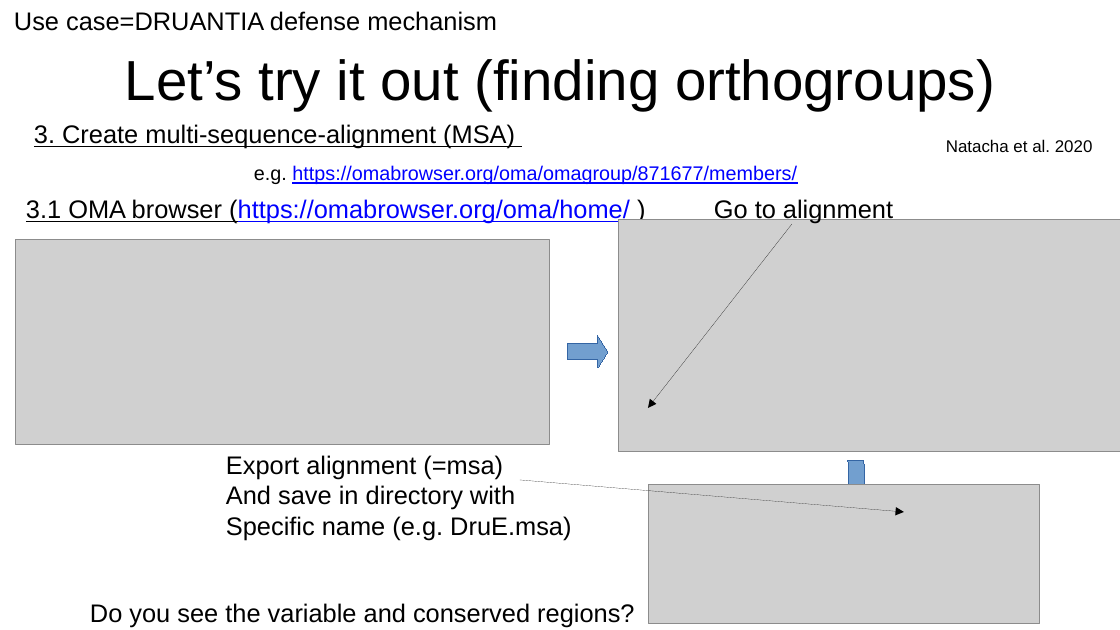
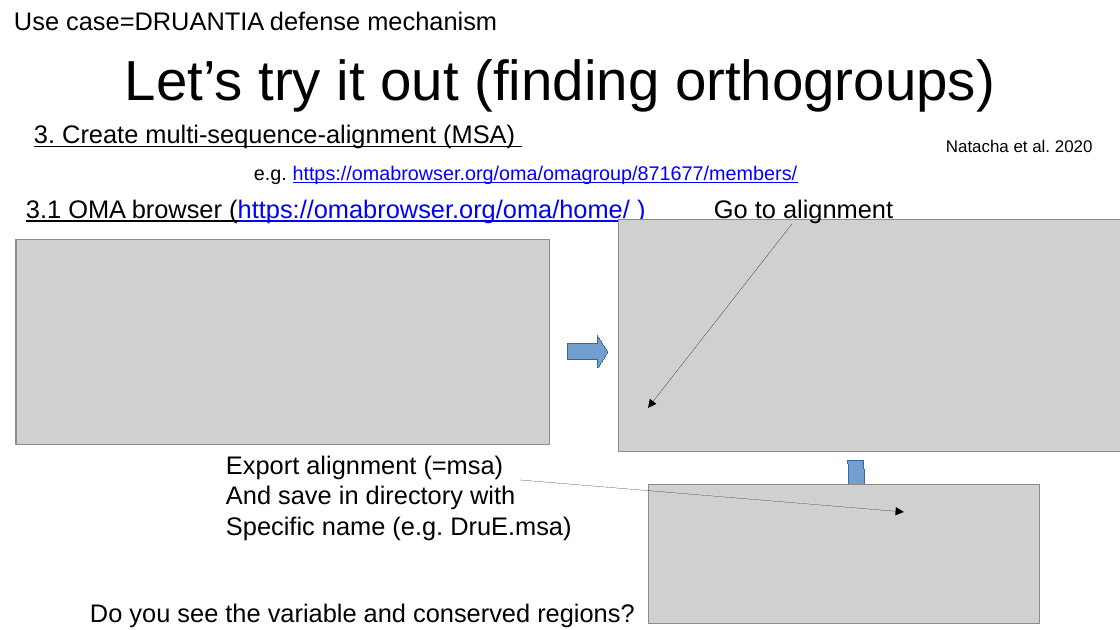
Before and after one commit to Freevini/SAGE2_PhageDefense, a slide deck: slide 25 of presentations/SAGE_II_session3_VS.pptx. Drawn at 1120x630 pixels with LibreOffice and Linux fonts; fonts in the diff are those of the drawing; grey boxes stand for pictures. Boxes give left, top, right and bottom in pixels: in the first picture for what was removed or moved away, otherwise in the second. Text is boxed around its words. In the diff, an @@ line names an element or a change of style, - is before the commit and + after.

```diff
--- a/presentations/SAGE_II_session3_VS.pptx
+++ b/presentations/SAGE_II_session3_VS.pptx
@@ text "3.1 OMA browser (https://omabrowser.org/oma/home/ )" at [26, 199, 630, 223]: text colour #000000 to #0000FF in ")" @@
```
Also in this commit, not shown: 4 other slides changed, 1 other file.
